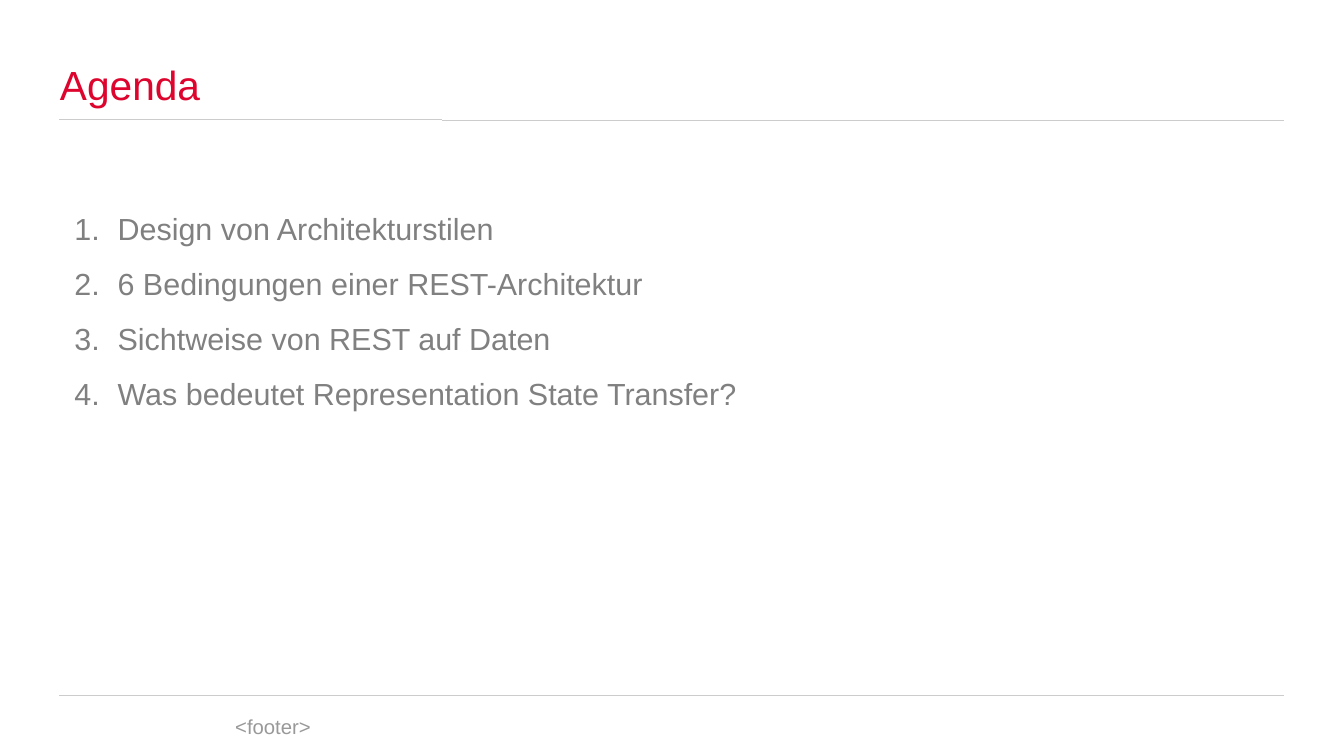
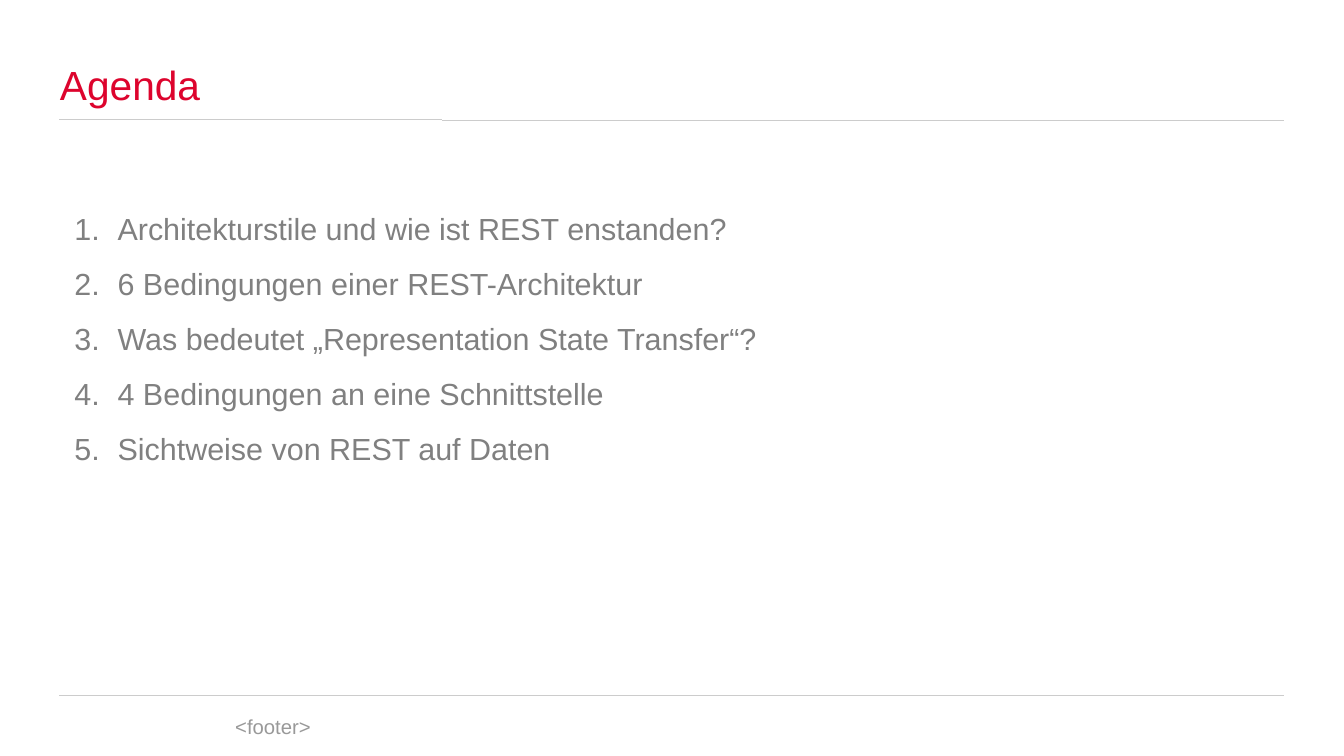
Before and after one commit to spaceone/presentations, a slide deck: slide 2 of representational-state-transfer/representational-state-transfer.odp. Drawn at 1344x756 pixels with LibreOffice and Linux fonts; fonts in the diff are those of the drawing; background and template pictures are left out. Boxes give left, top, right and bottom in pixels: in the first picture for what was removed or moved away, otherwise in the second. Text is boxed around its words. In the diff, an @@ line names an element or a change of style, - is before the commit and + after.

Commit message:
Push current state

```diff
--- a/representational-state-transfer/representational-state-transfer.odp
+++ b/representational-state-transfer/representational-state-transfer.odp
@@ text at (118, 218, 726, 240): text changed @@
-1. Design von Architekturstilen
+1. Architekturstile und wie ist REST enstanden?
@@ text at (74, 328, 756, 411): paragraphs added @@
+3. Was bedeutet „Representation State Transfer“?
+4. 4 Bedingungen an eine Schnittstelle
@@ text at (118, 383, 736, 411): paragraph removed @@
-4. Was bedeutet Representation State Transfer?
```
Also in this commit, not shown: 9 other slides changed, 5 slides added, 9 slides removed, 3 other files.
